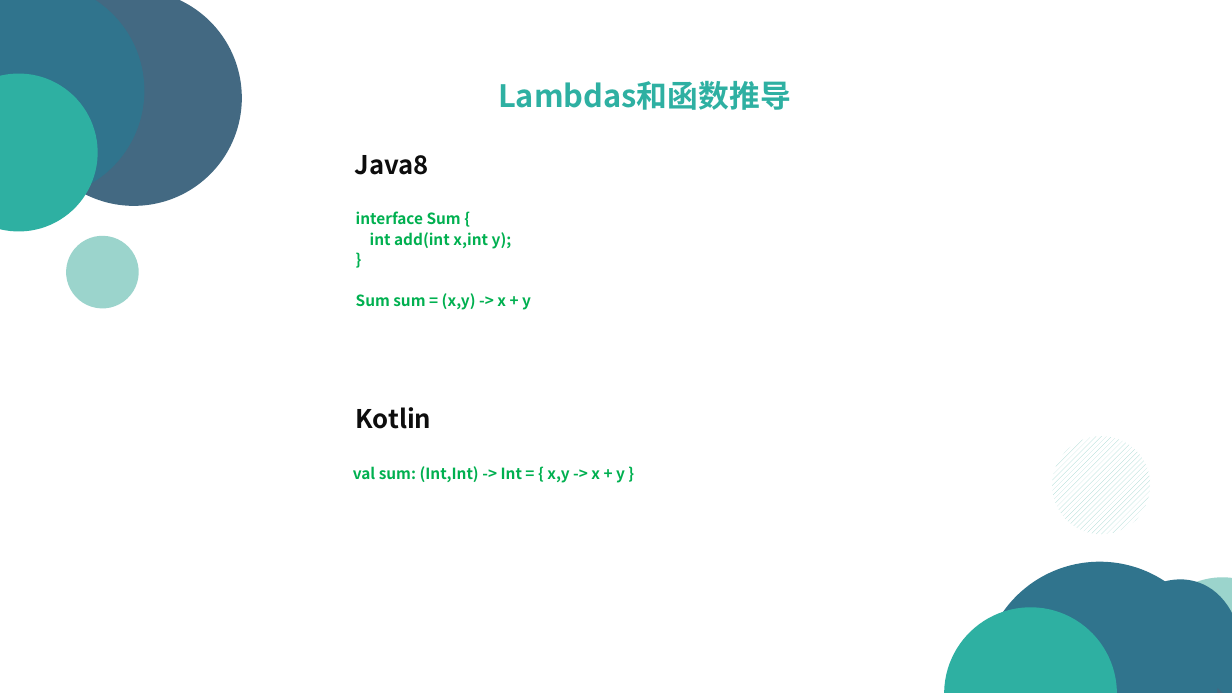
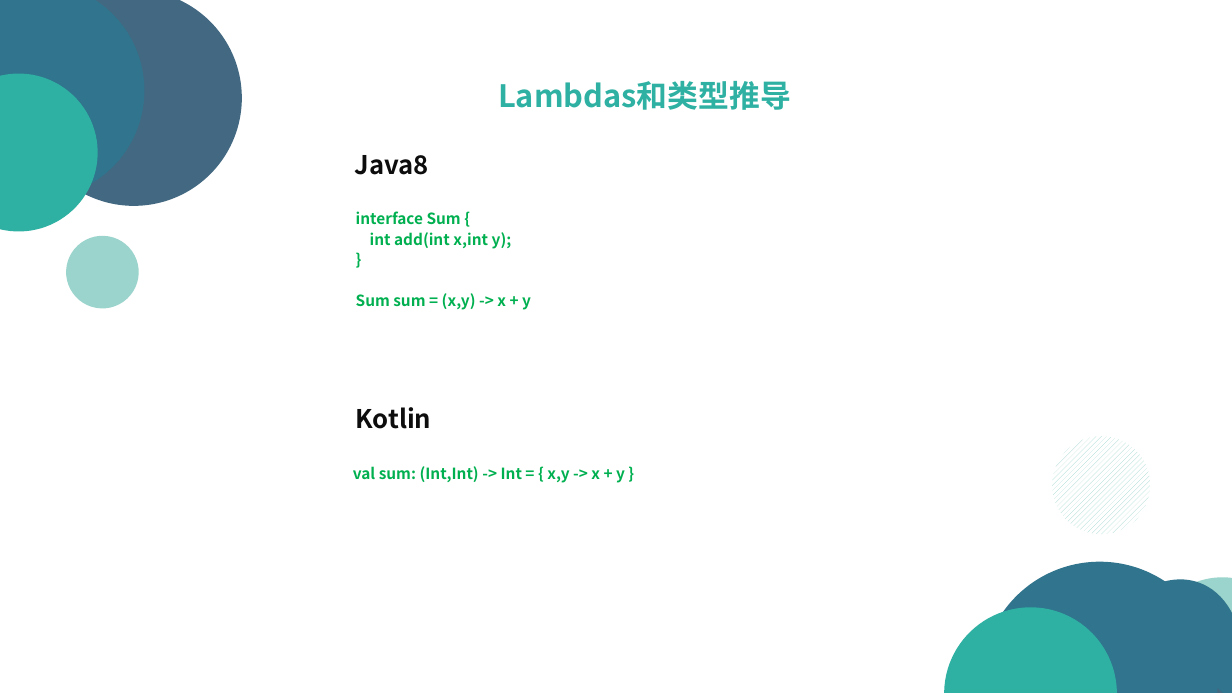
Before and after one commit to sk569437/KotlinExample, a slide deck: slide 9 of Kotlin-doc.pptx. Drawn at 1232x693 pixels with LibreOffice and Linux fonts; fonts in the diff are those of the drawing. Boxes give left, top, right and bottom in pixels: in the first picture for what was removed or moved away, otherwise in the second. Text is boxed around its words. In the diff, an @@ line names an element or a change of style, - is before the commit and + after.

```diff
--- a/Kotlin-doc.pptx
+++ b/Kotlin-doc.pptx
@@ text at bbox=[498, 81, 791, 110]: text changed @@
-Lambdas和函数推导
+Lambdas和类型推导
```
Also in this commit, not shown: 16 other slides changed, 3 slides added, 2 other files.
